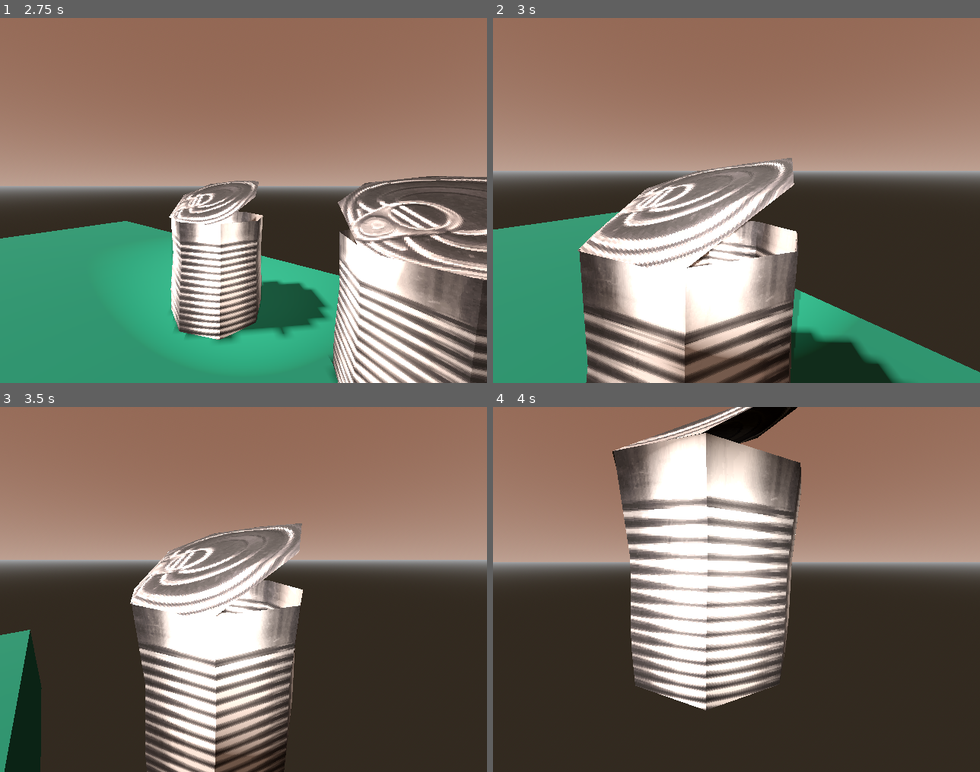
Above: before the commit, frames 1-4 (two rows, left to right).
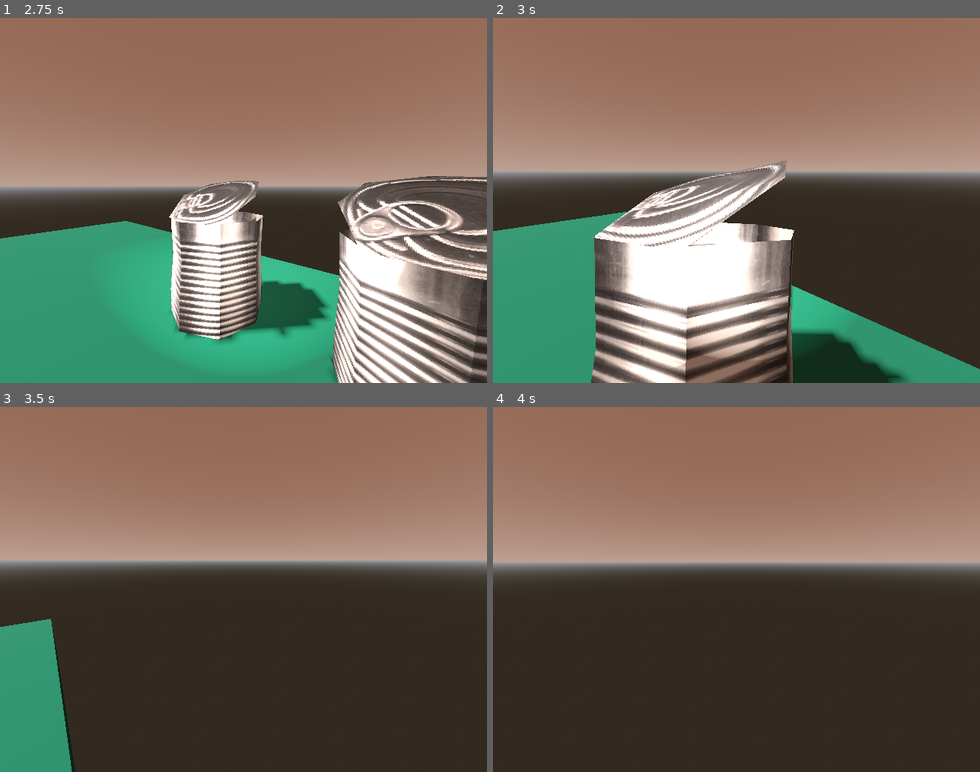
Above: after the commit, the same moments.

Repository: izzint/plr_controller
Game: Godot game, scene res://scenes/example.tscn
The game is run twice, just before and just after one commit, with the same random seed, the same clock (stepped at 60 frames per second) and the same inputs.
Inputs (mouse positions are in pixels of both pictures, inside the frame that each line leads up to):
- Up to frame 1 (2.75 s): move the mouse to (350, 182) at 0.52 s; hold D (plr_right) 0.53-1.28 s; tap E (plr_interact) at 0.6, 1.55 s; tap Space (plr_jump) at 0.77, 1.52 s; click (350, 182) at 0.8 s; move the mouse to (219, 200) at 1.27 s; hold W (plr_forward) from 1.28 s (still down); click (219, 200) at 1.35 s; move the mouse to (253, 193) at 2.02 s; tap F (plr_flashlight) at 2.1 s; click (253, 193) at 2.3 s
- Up to frame 2 (3 s): keep holding W (plr_forward); move the mouse to (731, 207) at 2.77 s; tap E (plr_interact) at 2.85 s; click (731, 207) at 2.92 s
- Up to frame 3 (3.5 s): keep holding W (plr_forward); tap Space (plr_jump) at 3.02 s
- Up to frame 4 (4 s): keep holding W (plr_forward); move the mouse to (775, 593) at 3.52 s; click (775, 593) at 3.6 s; tap Space (plr_jump) at 3.77 s

Frame 1 is identical in both runs. In frame 2, 13% of the frame differs, in the area x 0-100%, y 38-100%; in frame 3, 22%; in frame 4, 24%, in the area x 24-64%, y 0-84%.

Commit message:
throwing wip

Diff:
--- a/project.godot
+++ b/project.godot
@@ -36,43 +36,36 @@
 plr_forward={
 "deadzone": 0.5,
 "events": [Object(InputEventKey,"resource_local_to_scene":false,"resource_name":"","device":-1,"window_id":0,"alt_pressed":false,"shift_pressed":false,"ctrl_pressed":false,"meta_pressed":false,"pressed":false,"keycode":0,"physical_keycode":87,"key_label":0,"unicode":119,"echo":false,"script":null)
-, Object(InputEventJoypadMotion,"resource_local_to_scene":false,"resource_name":"","device":-1,"axis":1,"axis_value":-1.0,"script":null)
 ]
 }
 plr_backwards={
 "deadzone": 0.5,
 "events": [Object(InputEventKey,"resource_local_to_scene":false,"resource_name":"","device":-1,"window_id":0,"alt_pressed":false,"shift_pressed":false,"ctrl_pressed":false,"meta_pressed":false,"pressed":false,"keycode":0,"physical_keycode":83,"key_label":0,"unicode":115,"echo":false,"script":null)
-, Object(InputEventJoypadMotion,"resource_local_to_scene":false,"resource_name":"","device":-1,"axis":1,"axis_value":1.0,"script":null)
 ]
 }
 plr_left={
 "deadzone": 0.5,
 "events": [Object(InputEventKey,"resource_local_to_scene":false,"resource_name":"","device":-1,"window_id":0,"alt_pressed":false,"shift_pressed":false,"ctrl_pressed":false,"meta_pressed":false,"pressed":false,"keycode":0,"physical_keycode":65,"key_label":0,"unicode":97,"echo":false,"script":null)
-, Object(InputEventJoypadMotion,"resource_local_to_scene":false,"resource_name":"","device":-1,"axis":0,"axis_value":-1.0,"script":null)
 ]
 }
 plr_right={
 "deadzone": 0.5,
 "events": [Object(InputEventKey,"resource_local_to_scene":false,"resource_name":"","device":-1,"window_id":0,"alt_pressed":false,"shift_pressed":false,"ctrl_pressed":false,"meta_pressed":false,"pressed":false,"keycode":0,"physical_keycode":68,"key_label":0,"unicode":100,"echo":false,"script":null)
-, Object(InputEventJoypadMotion,"resource_local_to_scene":false,"resource_name":"","device":-1,"axis":0,"axis_value":1.0,"script":null)
 ]
 }
 plr_flashlight={
 "deadzone": 0.5,
 "events": [Object(InputEventKey,"resource_local_to_scene":false,"resource_name":"","device":-1,"window_id":0,"alt_pressed":false,"shift_pressed":false,"ctrl_pressed":false,"meta_pressed":false,"pressed":false,"keycode":0,"physical_keycode":70,"key_label":0,"unicode":102,"echo":false,"script":null)
-, Object(InputEventJoypadButton,"resource_local_to_scene":false,"resource_name":"","device":-1,"button_index":3,"pressure":0.0,"pressed":true,"script":null)
 ]
 }
 plr_jump={
 "deadzone": 0.5,
 "events": [Object(InputEventKey,"resource_local_to_scene":false,"resource_name":"","device":-1,"window_id":0,"alt_pressed":false,"shift_pressed":false,"ctrl_pressed":false,"meta_pressed":false,"pressed":false,"keycode":0,"physical_keycode":32,"key_label":0,"unicode":32,"echo":false,"script":null)
-, Object(InputEventJoypadButton,"resource_local_to_scene":false,"resource_name":"","device":-1,"button_index":0,"pressure":0.0,"pressed":true,"script":null)
 ]
 }
 plr_interact={
 "deadzone": 0.5,
 "events": [Object(InputEventKey,"resource_local_to_scene":false,"resource_name":"","device":-1,"window_id":0,"alt_pressed":false,"shift_pressed":false,"ctrl_pressed":false,"meta_pressed":false,"pressed":false,"keycode":0,"physical_keycode":69,"key_label":0,"unicode":101,"echo":false,"script":null)
-, Object(InputEventJoypadButton,"resource_local_to_scene":false,"resource_name":"","device":-1,"button_index":1,"pressure":0.0,"pressed":true,"script":null)
 ]
 }
 plr_throw={
--- a/scenes/player.tscn
+++ b/scenes/player.tscn
@@ -31,6 +31,7 @@
 transform = Transform3D(1, 0, 0, 0, -4.37114e-08, -1, 0, 1, -4.37114e-08, 0, 0, -0.250065)
 script = ExtResource("2_j6pbx")
 hold_joint = NodePath("HoldJoint")
+throw_strength = 150.0
 
 [node name="HoldJoint" type="Generic6DOFJoint3D" parent="Head/InteractionRaycast"]
 transform = Transform3D(1, 0, 0, 0, -4.37114e-08, 1, 0, -1, -4.37114e-08, 0, -0.154454, 1.19209e-07)
--- a/scripts/interaction.gd
+++ b/scripts/interaction.gd
@@ -6,6 +6,9 @@
 
 ### The joint where the interactable is held from
 @export var hold_joint : Generic6DOFJoint3D
+
+### Throw Strength
+@export var throw_strength : float
 
 ### The current object being held by the Player
 var held_object : RigidBody3D
@@ -18,9 +21,18 @@
 			held_object = get_collider() as RigidBody3D
 			grab_object(held_object)
 
+	if Input.is_action_just_pressed("plr_throw") and held_object:
+		throw_object()
+
 ## Grab a targeted RigidBody
 func grab_object(target : RigidBody3D) -> void:
 		hold_joint.node_b = target.get_path()
+
+## Throw the held RigidBody
+func throw_object() -> void:
+		var throw_direction = to_global(target_position * throw_strength)
+		held_object.apply_central_force(throw_direction)
+		release_object()
 
 ## Release the current RigidBody
 func release_object() -> void:
